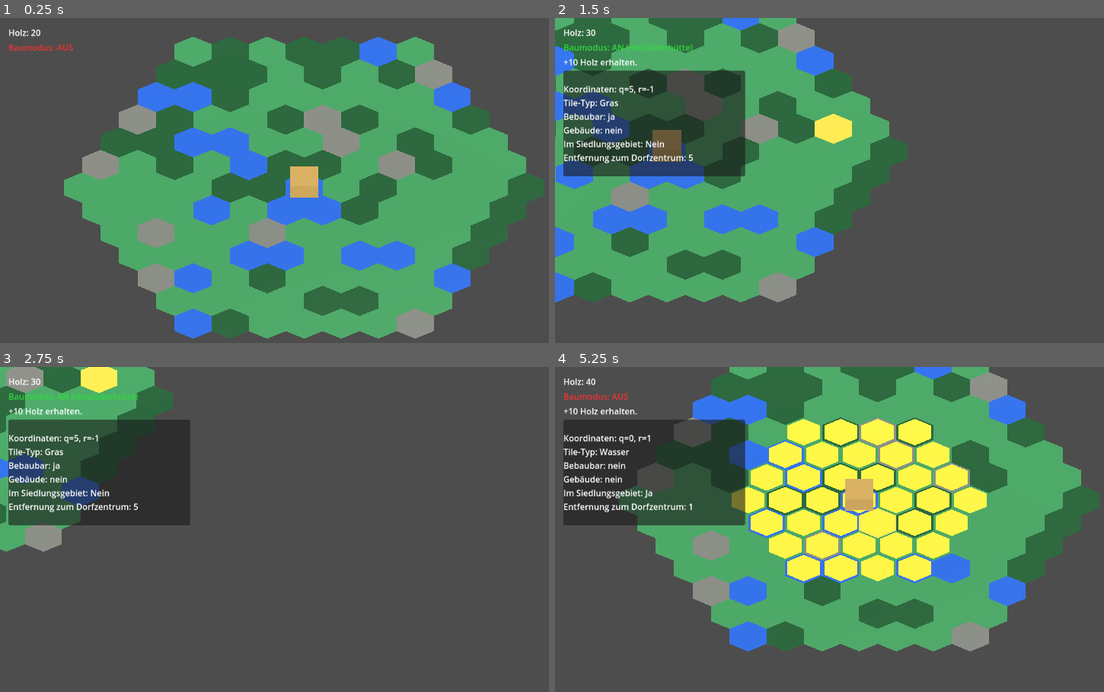
Above: before the commit, frames 1-4 (two rows, left to right).
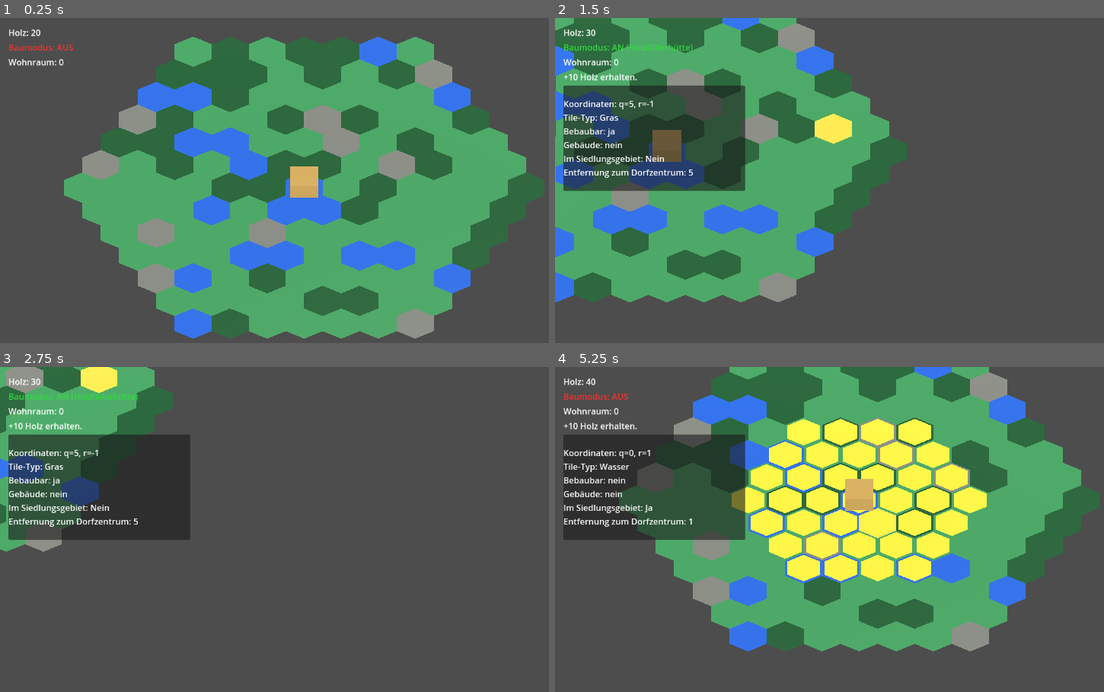
Above: after the commit, the same moments.

Repository: Ranu4922/CodexGame
Game: Godot game, scene res://scenes/Main.tscn
Same seed, same stepped clock (60 frames per second), same inputs: the game is played once before the commit and once after it.
Inputs (mouse positions are in pixels of both pictures, inside the frame that each line leads up to):
- Up to frame 1 (0.25 s): no input
- Up to frame 2 (1.5 s): tap Enter at 0.5 s; move the mouse to (994, 170) at 0.52 s; hold D 0.53-1.28 s; tap B at 0.6 s; click (994, 170) at 0.67 s; move the mouse to (736, 206) at 1.27 s; hold S from 1.28 s (still down); tap R at 1.35 s
- Up to frame 3 (2.75 s): move the mouse to (362, 461) at 2.02 s; release S at 2.03 s; hold D from 2.03 s (still down); tap 1 at 2.1 s
- Up to frame 4 (5.25 s): move the mouse to (829, 607) at 2.77 s; release D at 2.78 s; hold W 2.78-3.53 s; tap one key every 0.75 s from 2.85 s: 2 V B R; click (829, 607) at 2.92 s; move the mouse to (1043, 588) at 3.52 s; hold A 3.53-5.03 s; move the mouse to (675, 487) at 4.27 s; move the mouse to (889, 539) at 5.02 s; hold S from 5.03 s (still down); click (889, 539) at 5.17 s

The runs differ from the first frame. In frame 1, 0.1% of the frame differs, in the area x 1-12%, y 12-15%; in frame 2, 4.7%, in the area x 1-35%, y 12-54%; in frame 3, 4.6%; in frame 4, 4.6%.

Commit message:
Add housing HUD label

Diff:
--- a/scenes/GameWorld.tscn
+++ b/scenes/GameWorld.tscn
@@ -39,19 +39,26 @@
 offset_bottom = 76.0
 text = "Baumodus: AUS"
 
+[node name="HousingLabel" type="Label" parent="CanvasLayer"]
+offset_left = 16.0
+offset_top = 72.0
+offset_right = 440.0
+offset_bottom = 104.0
+text = "Wohnraum: 0"
+
 [node name="MessageLabel" type="Label" parent="CanvasLayer"]
 offset_left = 16.0
-offset_top = 72.0
+offset_top = 100.0
 offset_right = 760.0
-offset_bottom = 104.0
+offset_bottom = 132.0
 text = ""
 
 [node name="InfoPanel" type="PanelContainer" parent="CanvasLayer"]
 visible = false
 offset_left = 16.0
-offset_top = 100.0
+offset_top = 128.0
 offset_right = 360.0
-offset_bottom = 300.0
+offset_bottom = 328.0
 
 [node name="InfoLabel" type="Label" parent="CanvasLayer/InfoPanel"]
 offset_left = 7.0
